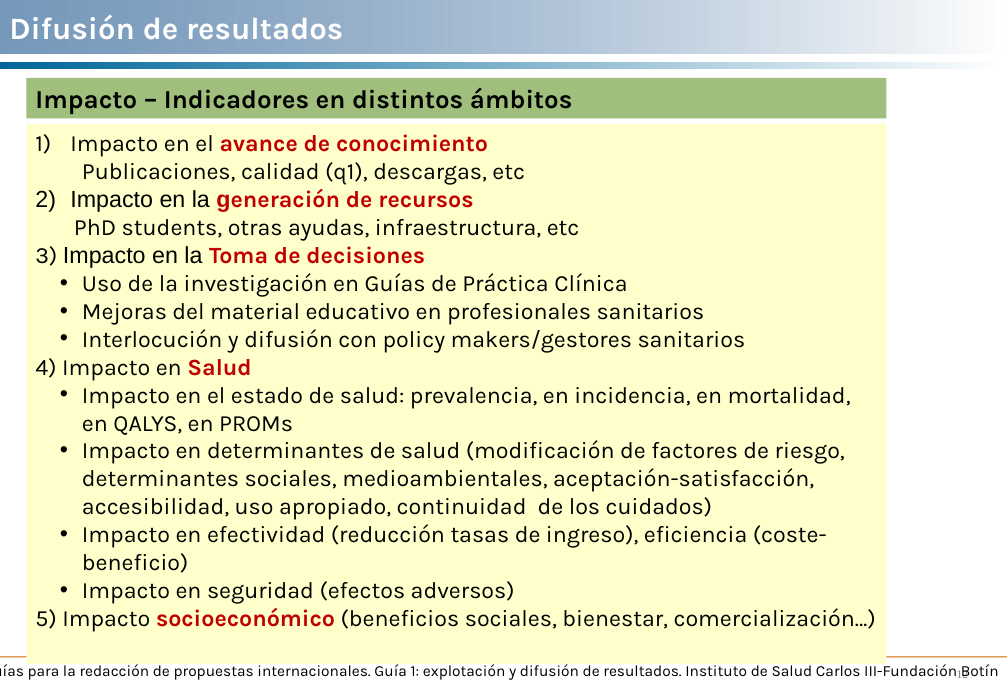
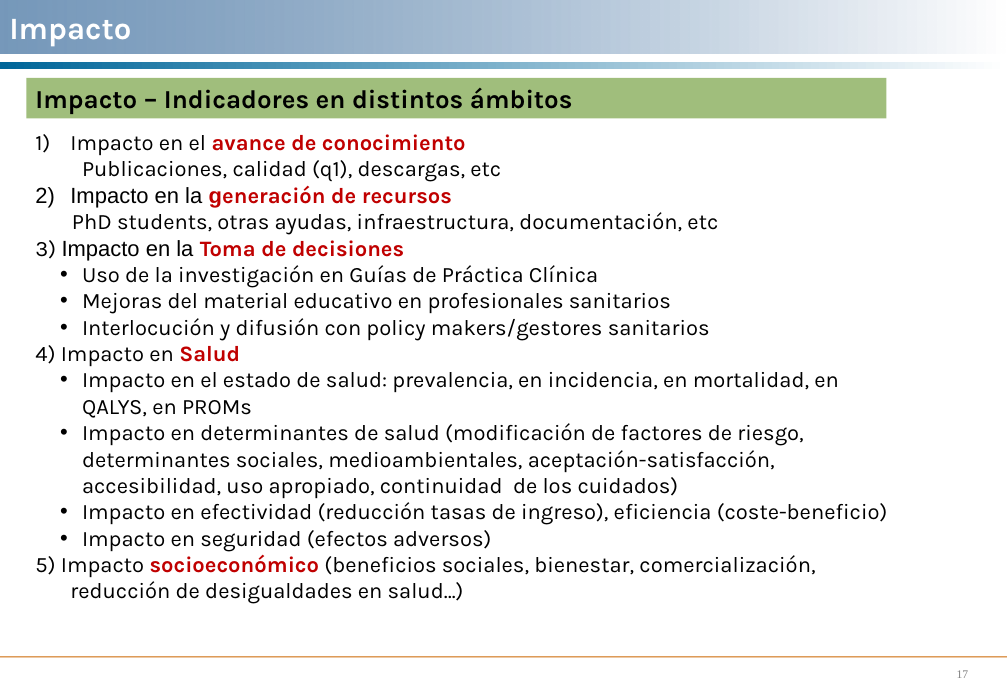
Before and after one commit to ibaitamayo/Taller_PI, a slide deck: slide 17 of Taller 3/Plan de trabajo, cronograma, impacto.ppt (slide 12 before the commit). Drawn at 1008x698 pixels with LibreOffice and Linux fonts; fonts in the diff are those of the drawing. Boxes give left, top, right and bottom in pixels: in the first picture for what was removed or moved away, otherwise in the second. Text is boxed around its words. In the diff, an @@ line names an element or a change of style, - is before the commit and + after.

```diff
--- a/Taller 3/Plan de trabajo, cronograma, impacto.ppt
+++ b/Taller 3/Plan de trabajo, cronograma, impacto.ppt
@@ title at bbox=[9, 19, 131, 47]: text changed @@
-Difusión de resultados
+Impacto
@@ text "Impacto en el avance de ...": place and size @@
-text "Impacto en el avance de ..." at bbox=[26, 124, 885, 663]
+text "Impacto en el avance de ..." at bbox=[35, 134, 888, 604]
@@ text "Impacto en el avance de ..." at bbox=[35, 134, 888, 604]: fill #FFFFCC to none @@
@@ text at bbox=[35, 134, 888, 552]: size 18 to 17 pt in "Impacto en el avance de conocimiento", "Publicaciones, calidad (q1), descargas, etc", "Impacto en la generación de recursos", "3) Impacto en la Toma de decisiones" and 8 more places @@
@@ text at bbox=[72, 212, 718, 235]: text changed; size 18 to 17 pt @@
-PhD students, otras ayudas, infraestructura, etc
+PhD students, otras ayudas, infraestructura, documentación, etc
@@ text at bbox=[35, 555, 815, 604]: text changed; size 18 to 17 pt @@
-5) Impacto socioeconómico (beneficios sociales, bienestar, comercialización…)
+5) Impacto socioeconómico (beneficios sociales, bienestar, comercialización, reducción de desigualdades en salud…)
@@ text removed at bbox=[28, 662, 999, 680] @@
-Guías para la redacción de propuestas internacionales. Guía 1: explotación y difusión de resultados. Instituto de Salud Carlos III-Fundación Botín
@@ page number at bbox=[957, 670, 969, 678]: text changed @@
-12
+17
```
Also in this commit, not shown: 10 other slides changed, 11 slides added, 4 slides removed, 33 other files.
